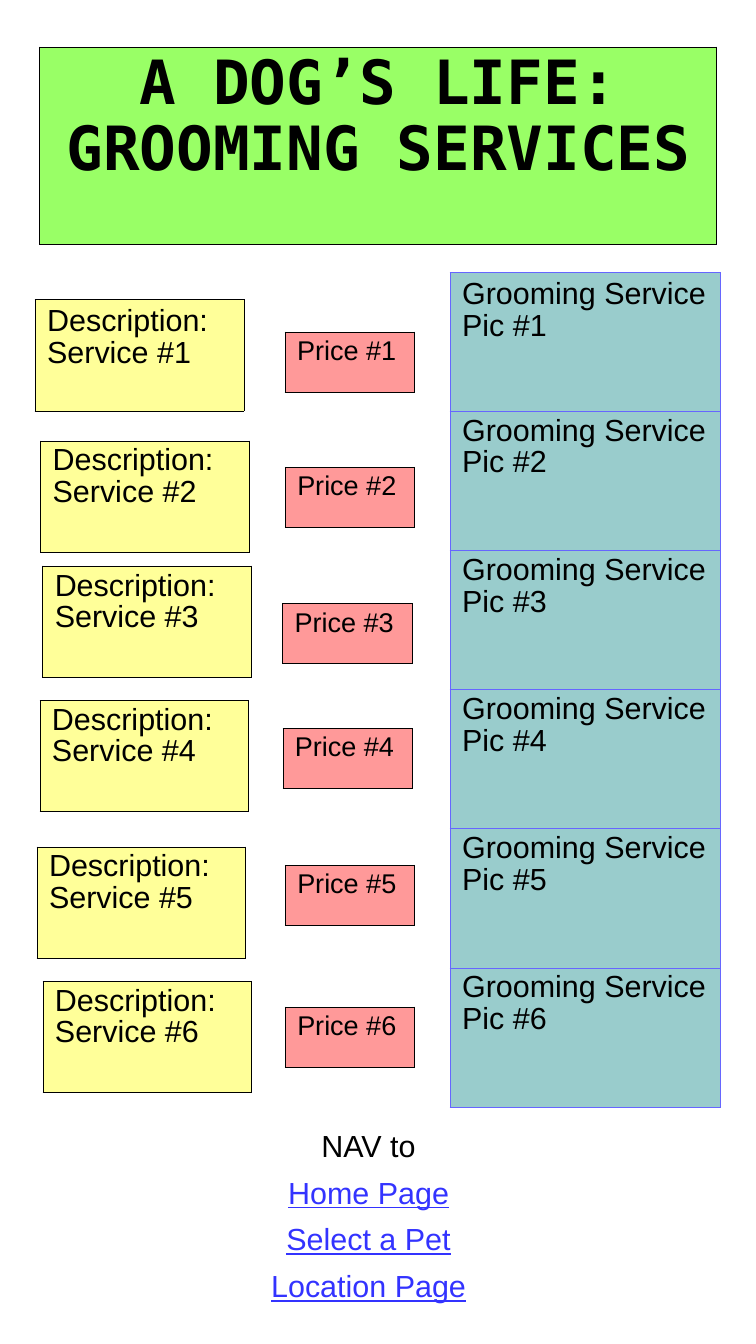
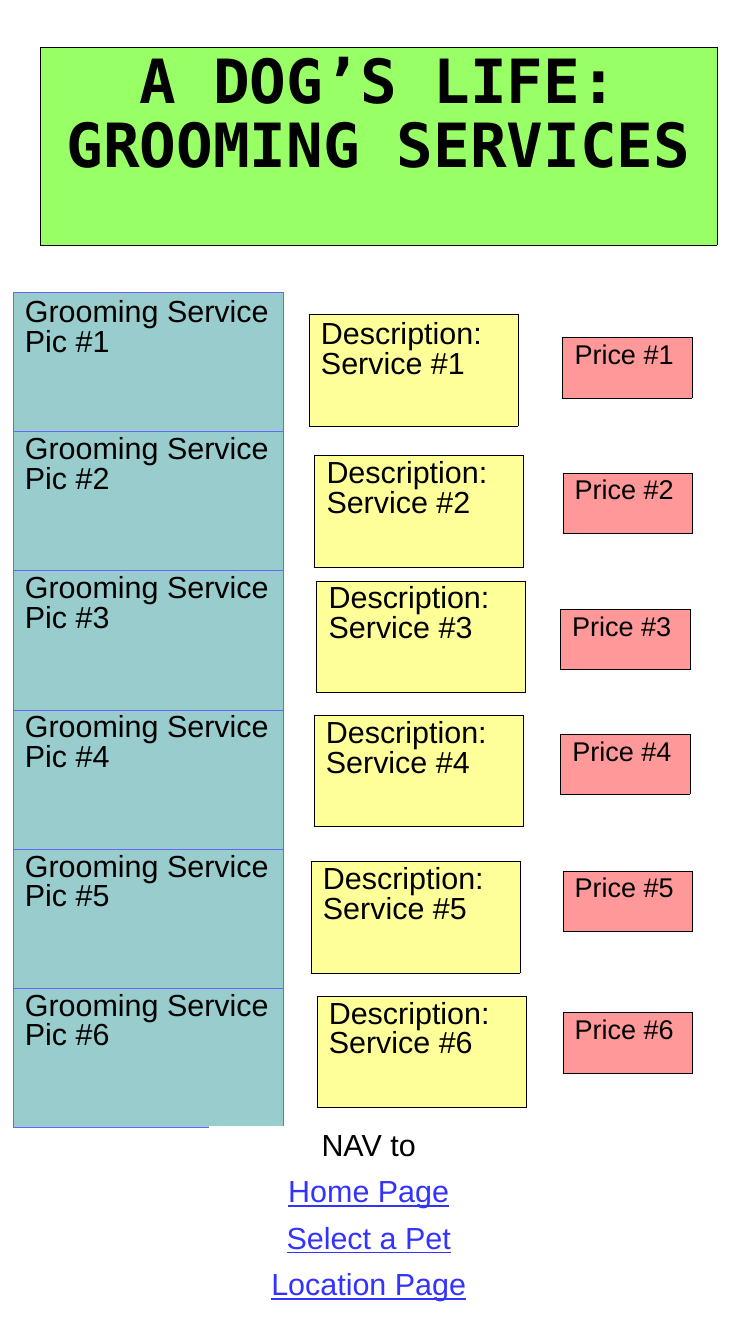
Before and after one commit to adresler1/CIS133DA_Spring24, a slide deck: slide 3 of week6/Dresler_DogLife_Wireframe.ppt. Drawn at 756x1344 pixels with LibreOffice and Linux fonts; fonts in the diff are those of the drawing. Boxes give left, top, right and bottom in pixels: in the first picture for what was removed or moved away, otherwise in the second. Text is boxed around its words. In the diff, an @@ line names an element or a change of style, - is before the commit and + after.

```diff
--- a/week6/Dresler_DogLife_Wireframe.ppt
+++ b/week6/Dresler_DogLife_Wireframe.ppt
@@ table at (x1=40, y1=48, x2=718, y2=245) @@
@@ line spacing 0.91 to 0.89 @@
@@ borders changed @@
@@ table at (x1=13, y1=293, x2=284, y2=1128) @@
@@ line spacing 0.93 to 0.87 @@
@@ line spacing 0.87 to 0.81 @@
@@ borders changed @@
@@ table moved from (x1=450, y1=273, x2=721, y2=1108) to (x1=13, y1=293, x2=284, y2=1128) @@
@@ table at (x1=308, y1=315, x2=517, y2=426) @@
@@ line spacing 0.93 to 0.87 @@
@@ borders changed @@
@@ table at (x1=562, y1=338, x2=691, y2=398) @@
@@ line spacing 0.93 to 0.87 @@
@@ borders changed @@
@@ table moved from (x1=285, y1=332, x2=415, y2=391) to (x1=562, y1=338, x2=691, y2=398) @@
@@ table at (x1=315, y1=456, x2=523, y2=567) @@
@@ line spacing 0.87 to 0.81 @@
@@ borders changed @@
@@ table at (x1=563, y1=473, x2=693, y2=533) @@
@@ line spacing 0.93 to 0.87 @@
@@ borders changed @@
@@ table at (x1=317, y1=580, x2=526, y2=691) @@
@@ line spacing 0.87 to 0.81 @@
@@ borders changed @@
@@ table at (x1=561, y1=610, x2=690, y2=669) @@
@@ line spacing 0.93 to 0.87 @@
@@ borders changed @@
@@ table at (x1=313, y1=716, x2=522, y2=827) @@
@@ line spacing 0.87 to 0.81 @@
@@ borders changed @@
@@ table at (x1=561, y1=734, x2=690, y2=794) @@
@@ line spacing 0.93 to 0.87 @@
@@ borders changed @@
@@ table at (x1=311, y1=862, x2=519, y2=973) @@
@@ line spacing 0.87 to 0.81 @@
@@ borders changed @@
@@ 5 tables moved together from (x1=283, y1=467, x2=415, y2=1067) to (x1=561, y1=473, x2=693, y2=1073) @@
@@ table at (x1=563, y1=871, x2=693, y2=930) @@
@@ line spacing 0.93 to 0.87 @@
@@ borders changed @@
@@ 6 tables moved together from (x1=35, y1=300, x2=251, y2=1093) to (x1=308, y1=315, x2=526, y2=1107) @@
@@ table at (x1=317, y1=996, x2=526, y2=1107) @@
@@ line spacing 0.87 to 0.81 @@
@@ borders changed @@
@@ table at (x1=563, y1=1013, x2=693, y2=1073) @@
@@ line spacing 0.93 to 0.87 @@
@@ borders changed @@
@@ table at (x1=210, y1=1127, x2=529, y2=1313) @@
@@ line spacing 0.93 to 0.87 @@
```
Also in this commit, not shown: 3 other slides changed.
